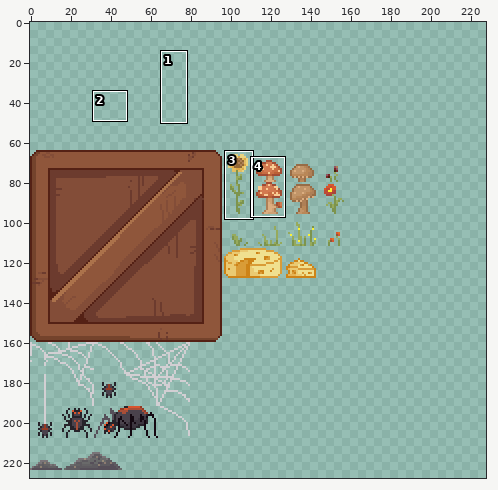
Two versions of one sprite sheet, assets/Spritesheet_Basement.png. Above: a wide view before the commit, with the close-up outlined.
Close-up. Before the edit:
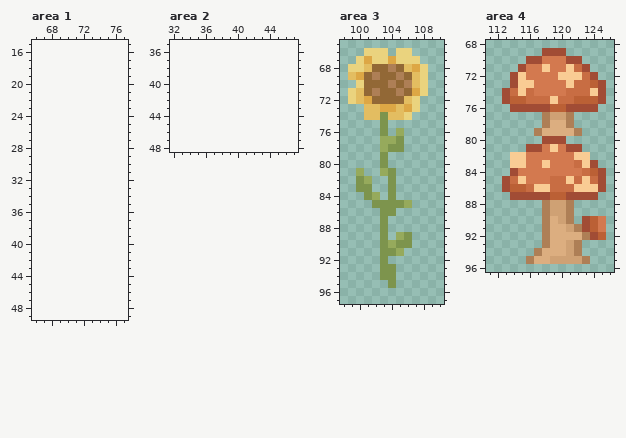
The file is 160x160 pixels. Colours within 5 levels of each other are drawn and written as one. Shown: area 1: x 66..77, y 15..49; area 2: x 32..47, y 35..48; area 3: x 98..110, y 65..97; area 4: x 111..126, y 68..96. The old version is drawn lined up with the new one, on the new canvas. The wide view leaves out empty margins. The commit also changed other parts of the picture, which this record leaves out.
Once edited:
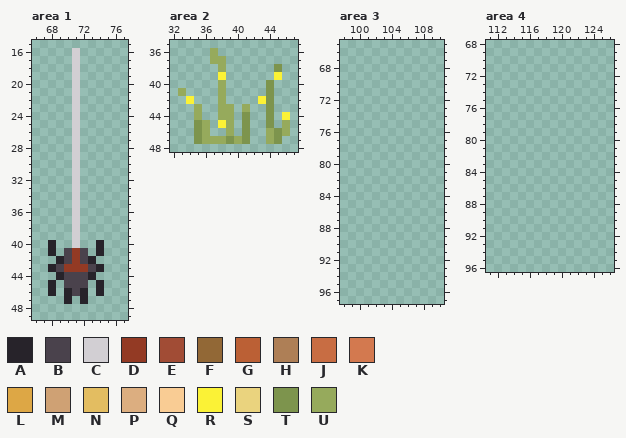
Palette (. is transparent): A #27232a  B #4a424c  C #d2cfd3  D #933a24  E #a14c35  F #926836  G #bb6035  H #ae7f56  J #c86d43  K #d3794f  L #dda745  M #cfa174  N #e3bd61  P #dcae80  Q #f9cc94  R #fbf236  S #ead37e  T #7d944d  U #96aa5c
Change:
canvas 160x160 -> 272x240, the old top-left corner now at 0,64
--- area 1
@@ x 66..77 @@
 15 ............
-16 ............
-17 ............
-18 ............
-19 ............
-20 ............
-21 ............
-22 ............
-23 ............
-24 ............
-25 ............
-26 ............
-27 ............
-28 ............
-29 ............
-30 ............
-31 ............
-32 ............
-33 ............
-34 ............
-35 ............
-36 ............
-37 ............
-38 ............
-39 ............
-40 ............
-41 ............
-42 ............
-43 ............
-44 ............
-45 ............
-46 ............
-47 ............
+16 .....C......
+17 .....C......
+18 .....C......
+19 .....C......
+20 .....C......
+21 .....C......
+22 .....C......
+23 .....C......
+24 .....C......
+25 .....C......
+26 .....C......
+27 .....C......
+28 .....C......
+29 .....C......
+30 .....C......
+31 .....C......
+32 .....C......
+33 .....C......
+34 .....C......
+35 .....C......
+36 .....C......
+37 .....C......
+38 .....C......
+39 .....C......
+40 ..A..C..A...
+41 ..A.BDB.A...
+42 ...ABDBA....
+43 ..ABDDDBA...
+44 ...ABBBA....
+45 ..A.BBB.A...
+46 ..A.ABA.A...
+47 ....A.A.....
 48 ............
--- area 2
@@ x 32..47 @@
 35 ................
-36 ................
-37 ................
-38 ................
-39 ................
-40 ................
-41 ................
-42 ................
-43 ................
-44 ................
-45 ................
-46 ................
-47 ................
+36 .....U..........
+37 .....UU.........
+38 ......U......T..
+39 ......R......R..
+40 ......U.....T...
+41 .U....U.....T...
+42 ..R...U....RT...
+43 ...U..UU.U..T...
+44 ...U..UU.T..T.R.
+45 ...TU.RU.T..T.U.
+46 ...TU..U.T..UTU.
+47 ...TUUUTUT..UT..
 48 ................
--- area 3
@@ x 98..110 @@
 65 .............
-66 ...SSS.SS....
-67 ..SLSSLSSS...
-68 .SSNFFHFNLS..
-69 .NLFHFFHFNS..
-70 ..SFFFHFHNS..
-71 .SNFHFFHFLS..
-72 .SNLFFFFNS...
-73 ...NNLLNLS...
-74 ...NNTNNS....
-75 .....T.......
-76 .....T.U.....
-77 .....UUT.....
-78 .....UTT.....
-79 .....T.......
-80 .....T.......
-81 ..U..UT......
-82 ..TU..T......
-83 ..TT..T......
-84 ...TU.T......
-85 ....TTTTU....
-86 .....TT......
-87 .....T.......
-88 .....T.......
-89 .....T.UT....
-90 .....TUTT....
-91 .....TTU.....
-92 .....T.......
-93 .....TT......
-94 .....TT......
-95 ......T......
+66 .............
+67 .............
+68 .............
+69 .............
+70 .............
+71 .............
+72 .............
+73 .............
+74 .............
+75 .............
+76 .............
+77 .............
+78 .............
+79 .............
+80 .............
+81 .............
+82 .............
+83 .............
+84 .............
+85 .............
+86 .............
+87 .............
+88 .............
+89 .............
+90 .............
+91 .............
+92 .............
+93 .............
+94 .............
+95 .............
 96 .............
--- area 4
@@ x 111..126 @@
 68 ................
-69 .......EEE......
-70 .....EEKKKEE....
-71 ....EKKQKKQJE...
-72 ...EQKKKKQQQJE..
-73 ...EQQKKKKQJJGE.
-74 ..EJQJKKKKJJJQE.
-75 ..EGGJJJQJJGGGE.
-76 ...EEEEEGGEEEE..
-77 .......HMMH.....
-78 .......HPPH.....
-79 ......HPPPPH....
-80 .......EEE......
-81 .....EEKQKEE....
-82 ...QQKKKKKKQQ...
-83 ...QQKKQKKKJQE..
-84 ...EKKKKKKKKJGE.
-85 ..EJQKKKJJQJQJE.
-86 ..EGGJQQJJJQQQE.
-87 ...EEEEEGGEEEE..
-88 .......HMMH.....
-89 .......HMMH.....
-90 .......HPMH.EGK.
-91 .......HPPMHEGK.
-92 .......HPPPPHEG.
-93 .......HPPMH....
-94 ......HPPPMH....
-95 .....HPPMMMMH...
+69 ................
+70 ................
+71 ................
+72 ................
+73 ................
+74 ................
+75 ................
+76 ................
+77 ................
+78 ................
+79 ................
+80 ................
+81 ................
+82 ................
+83 ................
+84 ................
+85 ................
+86 ................
+87 ................
+88 ................
+89 ................
+90 ................
+91 ................
+92 ................
+93 ................
+94 ................
+95 ................
 96 ................
Where, in picture pixels (left, top, right, bottom), the same in both close-ups:
added: (48, 48, 104, 304)
added: (178, 48, 290, 144)
erased: (348, 48, 428, 288)
erased: (502, 48, 606, 264)
